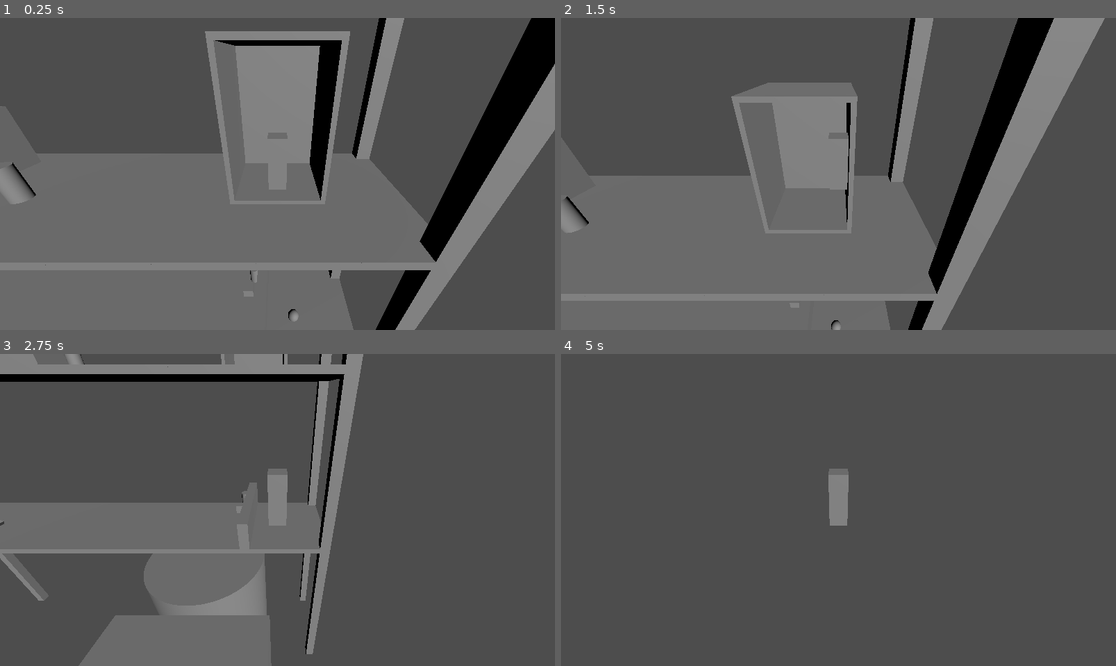
Above: before the commit, frames 1-4 (two rows, left to right).
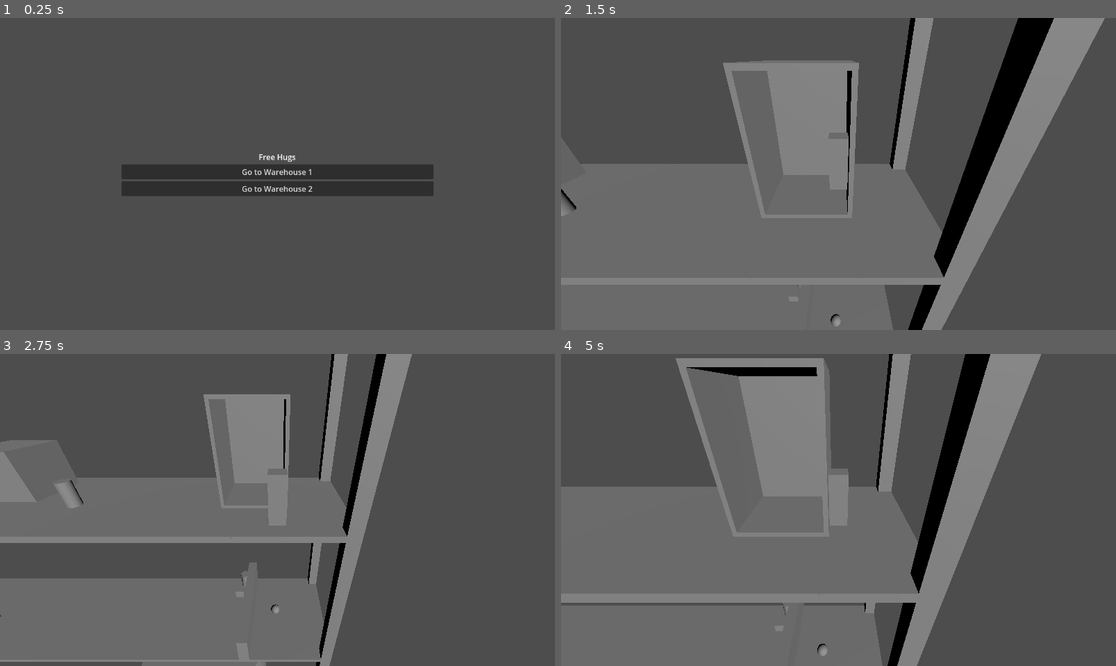
Above: after the commit, the same moments.

Repository: torinjmaguire/freeHugs
Game: Godot game, scene res://main_menu.tscn
Two runs of this game, one before a commit and one after it. Both use one fixed random seed, a clock stepped at 60 frames per second and the inputs below. Before the commit the project starts from res://warehouse1.tscn.
Inputs (mouse positions are in pixels of both pictures, inside the frame that each line leads up to):
- Up to frame 1 (0.25 s): no input
- Up to frame 2 (1.5 s): click (838, 170) at 0.5 s, where only the run after the commit has a clickable "Go to Warehouse 1"; tap Enter at 1.25 s; hold D (move_right) from 1.28 s (still down); tap Space (jump) at 1.35 s
- Up to frame 3 (2.75 s): tap Space (jump) at 1.52, 1.82, 2.27, 2.3, 2.57 s; release D (move_right) at 2.03 s; hold S (move_back) from 2.03 s (still down); tap E (interact) at 2.1 s
- Up to frame 4 (5 s): release S (move_back) at 2.78 s; hold D (move_right) 2.78-3.53 s; tap Space (jump) at 2.85, 3.77, 3.8, 4.07, 4.35, 4.52, 4.82 s; hold W (move_forward) 3.53-4.28 s; tap E (interact) at 3.6 s; hold A (move_left) from 4.28 s (still down)

The runs differ from the first frame. In frame 1, 59% of the frame differs, in the area x 0-100%, y 0-100%; in frame 2, 4.4%; in frame 3, 31%; in frame 4, 51%.

Commit message:
Main Menu Added
- Added a main menu
- Cleaned up warehouse file names
- Added the player object to both levels in lieu of it's local equivalents

Diff:
--- /dev/null
+++ b/main_menu.gd
@@ -0,0 +1,19 @@
+extends AspectRatioContainer
+
+var Warehouse1Button: Button
+var Warehouse2Button: Button
+
+# Called when the node enters the scene tree for the first time.
+func _ready():
+	Warehouse1Button = $MarginContainer/VBoxContainer/Warehouse1Button
+	Warehouse2Button = $MarginContainer/VBoxContainer/Warehouse2Button
+
+# Called every frame. 'delta' is the elapsed time since the previous frame.
+func _process(delta):
+	pass
+
+func _on_warehouse_1_button_pressed():
+	get_tree().change_scene_to_packed(Singleton.warehouse1)
+
+func _on_warehouse_2_button_pressed():
+	get_tree().change_scene_to_packed(Singleton.warehouse2)
--- /dev/null
+++ b/main_menu.tscn
@@ -0,0 +1,34 @@
+[gd_scene load_steps=2 format=3 uid="uid://chxfpq80idji4"]
+
+[ext_resource type="Script" path="res://main_menu.gd" id="1_c4fvb"]
+
+[node name="MainMenu" type="AspectRatioContainer"]
+anchors_preset = 15
+anchor_right = 1.0
+anchor_bottom = 1.0
+grow_horizontal = 2
+grow_vertical = 2
+script = ExtResource("1_c4fvb")
+
+[node name="MarginContainer" type="MarginContainer" parent="."]
+layout_mode = 2
+
+[node name="VBoxContainer" type="VBoxContainer" parent="MarginContainer"]
+layout_mode = 2
+alignment = 1
+
+[node name="Title" type="Label" parent="MarginContainer/VBoxContainer"]
+layout_mode = 2
+text = "Free Hugs"
+horizontal_alignment = 1
+
+[node name="Warehouse1Button" type="Button" parent="MarginContainer/VBoxContainer"]
+layout_mode = 2
+text = "Go to Warehouse 1"
+
+[node name="Warehouse2Button" type="Button" parent="MarginContainer/VBoxContainer"]
+layout_mode = 2
+text = "Go to Warehouse 2"
+
+[connection signal="pressed" from="MarginContainer/VBoxContainer/Warehouse1Button" to="." method="_on_warehouse_1_button_pressed"]
+[connection signal="pressed" from="MarginContainer/VBoxContainer/Warehouse2Button" to="." method="_on_warehouse_2_button_pressed"]
--- a/player.gd
+++ b/player.gd
@@ -54,4 +54,4 @@
 	for c in get_slide_collision_count():
 		var collided = get_slide_collision(c).get_collider()
 		if collided.get_parent().get_name() == "smallPillar":
-			get_tree().change_scene_to_packed(Singleton.warehouse2)
+			get_tree().change_scene_to_file("res://warehouse2.tscn")
--- a/player.tscn
+++ b/player.tscn
@@ -19,3 +19,6 @@
 
 [node name="RayCast3D" type="RayCast3D" parent="."]
 target_position = Vector3(0, 0, -3)
+
+[node name="Camera3D" type="Camera3D" parent="."]
+transform = Transform3D(1, 0, 0, 0, 0.866025, 0.5, 0, -0.5, 0.866025, 0, 10, 20)
--- a/project.godot
+++ b/project.godot
@@ -11,7 +11,7 @@
 [application]
 
 config/name="Free Hugs"
-run/main_scene="res://warehouse1.tscn"
+run/main_scene="res://main_menu.tscn"
 config/features=PackedStringArray("4.2", "Forward Plus")
 config/icon="res://icon.svg"
 
--- a/singleton.gd
+++ b/singleton.gd
@@ -1,12 +1,12 @@
 extends Node
 
+var warehouse1 = preload("res://warehouse1.tscn")
 var warehouse2 = preload("res://warehouse2.tscn")
 
 # Called when the node enters the scene tree for the first time.
 func _ready():
 	pass # Replace with function body.
 
-
 # Called every frame. 'delta' is the elapsed time since the previous frame.
 func _process(delta):
 	pass
--- a/warehouse1.tscn
+++ b/warehouse1.tscn
@@ -14,7 +14,7 @@
 [ext_resource type="PackedScene" uid="uid://drpf4tl0ltn4v" path="res://barrel.tscn" id="12_hakif"]
 [ext_resource type="PackedScene" uid="uid://bj6v6xcc5nq7n" path="res://player.tscn" id="13_kfil4"]
 
-[node name="main" type="Node"]
+[node name="Warehouse1" type="Node3D"]
 
 [node name="mediumBox4" parent="." instance=ExtResource("5_v427l")]
 transform = Transform3D(1.00312, 0, 0, 0, 0.501558, 0, 0, 0, 1.00312, -28, 27.5062, 0)
@@ -112,10 +112,5 @@
 [node name="orb2" parent="." instance=ExtResource("7_taap0")]
 transform = Transform3D(1, 0, 0, 0, 1, 0, 0, 0, 1, -77, 25.5, 0)
 
-[node name="CharacterBody3D" parent="." instance=ExtResource("13_kfil4")]
-transform = Transform3D(1, 0, 0, 0, 1, 0, 0, 0, 1, 85, 75, 0)
-speed = 30
-jump_impulse = 40
-
-[node name="Camera3D2" type="Camera3D" parent="CharacterBody3D"]
-transform = Transform3D(1, 0, 0, 0, 0.866026, 0.5, 0, -0.5, 0.866026, 0, 10, 20)
+[node name="Player" parent="." instance=ExtResource("13_kfil4")]
+transform = Transform3D(1, 0, 0, 0, 1, 0, 0, 0, 1, 86, 74, 0)
--- a/warehouse2.tscn
+++ b/warehouse2.tscn
@@ -3,7 +3,7 @@
 [ext_resource type="PackedScene" uid="uid://xcnn3r4rpu2g" path="res://small_box.tscn" id="1_nnf7v"]
 [ext_resource type="PackedScene" uid="uid://bj6v6xcc5nq7n" path="res://player.tscn" id="2_f2pp2"]
 
-[node name="warehouse2" type="Node"]
+[node name="Warehouse2" type="Node3D"]
 
 [node name="leftshelf" type="Node3D" parent="."]
 transform = Transform3D(-4.37114e-08, 0, 1, 0, 1, 0, -1, 0, -4.37114e-08, -65, 50, 2.84124e-06)
@@ -84,11 +84,8 @@
 transform = Transform3D(1, 0, 0, 0, 0.866025, 0.5, 0, -0.5, 0.866025, -1, 30, -67)
 size = Vector3(10, 1, 40)
 
-[node name="CharacterBody3D" parent="." instance=ExtResource("2_f2pp2")]
-transform = Transform3D(1, 0, 0, 0, 1, 0, 0, 0, 1, 30, 36, 4)
+[node name="DirectionalLight3D" type="DirectionalLight3D" parent="."]
+transform = Transform3D(-0.306187, 0.826296, -0.472742, -0.353553, 0.362372, 0.862373, 0.883883, 0.431187, 0.181186, 111, 115, 54)
 
-[node name="Camera3D" type="Camera3D" parent="CharacterBody3D"]
-transform = Transform3D(1, 0, 0, 0, 0.965926, 0.258819, 0, -0.258819, 0.965926, 0, 6, 20)
-
-[node name="DirectionalLight3D" type="DirectionalLight3D" parent="."]
-transform = Transform3D(-0.306187, 0.826296, -0.472742, -0.353553, 0.362372, 0.862373, 0.883883, 0.431186, 0.181186, 111, 115, 54)
+[node name="Player" parent="." instance=ExtResource("2_f2pp2")]
+transform = Transform3D(1, 0, 0, 0, 1, 0, 0, 0, 1, 48, 93.5, 0)
